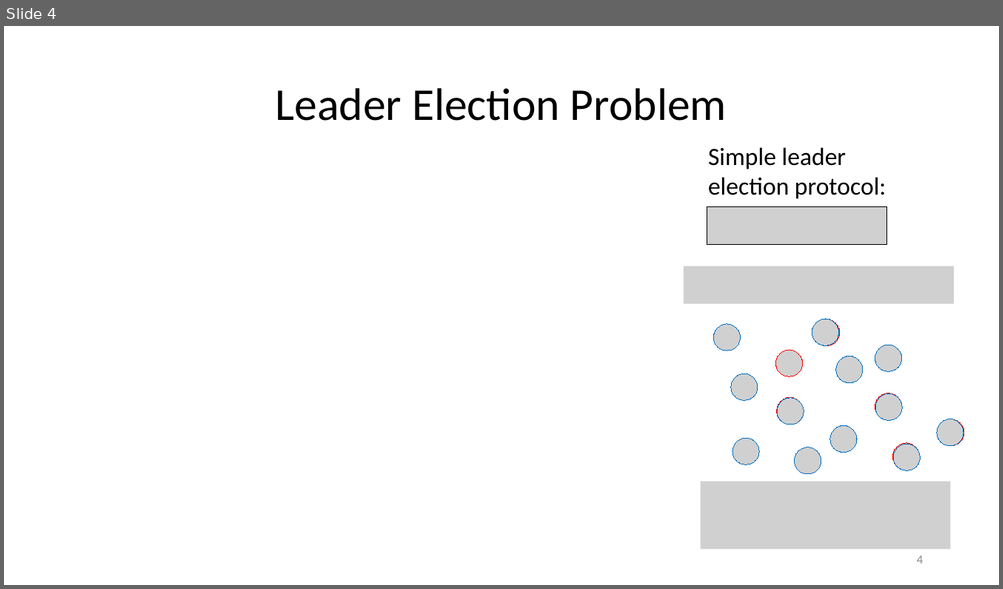
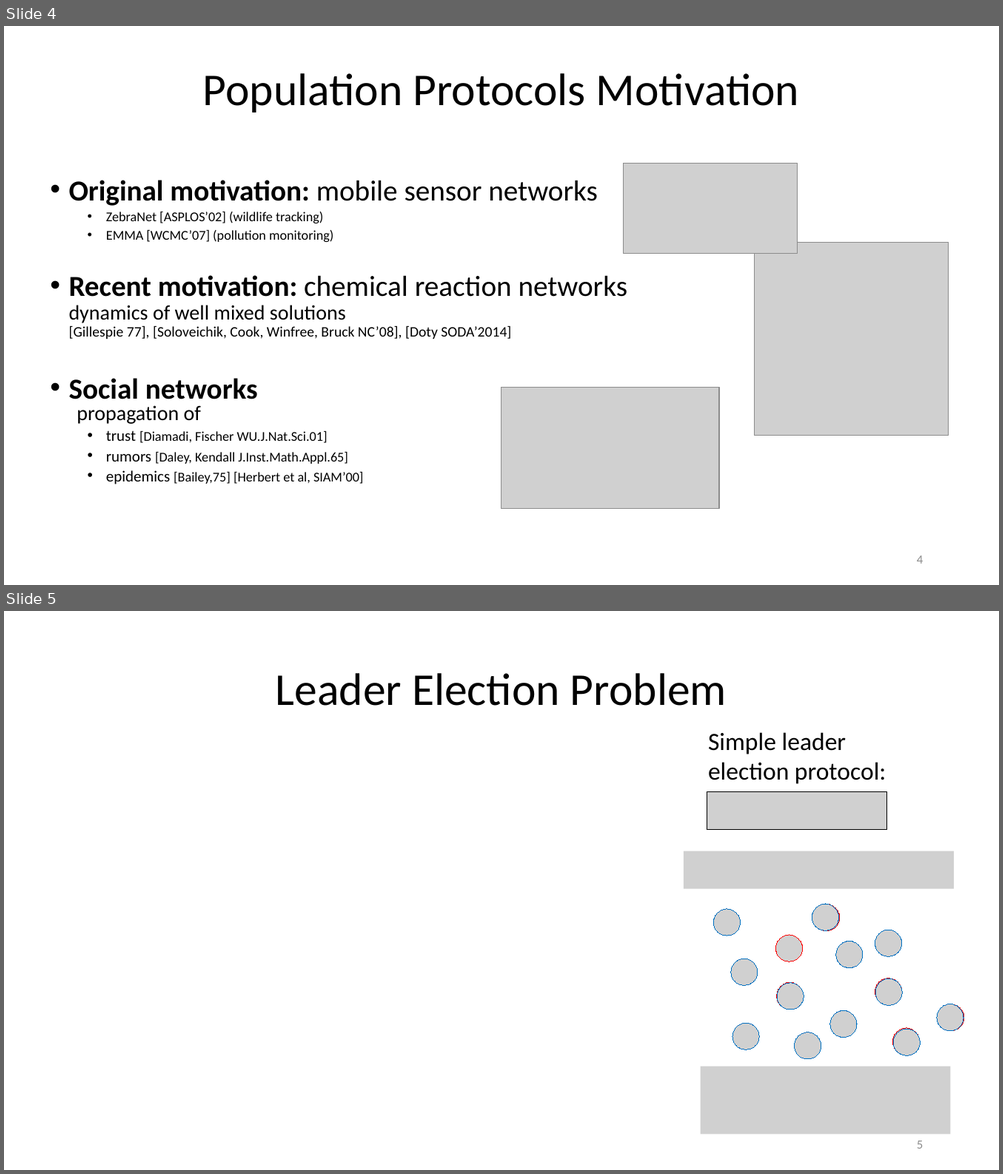
Before and after one commit to EricESeverson/academic-website, a slide deck: static/media/efficient_ssle_talk.pptx. Shown one above the other, each under a label of ours: slide 4 before the commit, slides 4 and 5 after it. The pictures are 1003x589 and 1003x1174 pixels, drawn with LibreOffice and Linux fonts; fonts in the diff are those of the drawing; grey boxes stand for pictures. Boxes give left, top, right and bottom in pixels: in the first picture for what was removed or moved away, otherwise in the second. Text is boxed around its words. In the diff, an @@ line names an element or a change of style, - is before the commit and + after.

```diff
--- a/static/media/efficient_ssle_talk.pptx
+++ b/static/media/efficient_ssle_talk.pptx
@@ slide 4 added at (4, 26, 999, 585), background #FFFFFF @@
@@ title added at (203, 73, 799, 113), 44 pt, text #000000 @@
+Population Protocols Motivation
@@ text added at (69, 180, 628, 485), 13 pt, text #000000 @@
+• Original motivation: mobile sensor networks
+  • ZebraNet [ASPLOS’02] (wildlife tracking)
+  • EMMA [WCMC’07] (pollution monitoring)
+• Recent motivation: chemical reaction networks
+  dynamics of well mixed solutions
+  [Gillespie 77], [Soloveichik, Cook, Winfree, Bruck NC’08], [Doty SODA’2014]
+• Social networks
+  propagation of
+  • trust [Diamadi, Fischer WU.J.Nat.Sci.01]
+  • rumors [Daley, Kendall J.Inst.Math.Appl.65]
+  • epidemics [Bailey,75] [Herbert et al, SIAM’00]
@@ picture added at (623, 164, 797, 254) @@
@@ picture added at (754, 242, 948, 436) @@
@@ picture added at (501, 387, 719, 508) @@
@@ page number added at (916, 556, 922, 564), 12 pt, text #8C8C8C @@
+4
@@ what was slide 4 is now slide 5 @@
@@ page number at (916, 1141, 922, 1149): text changed @@
-4
+5
```
Also in this commit, not shown: 9 slides changed, 13 other slides added, 18 slides removed, 7 other files.
